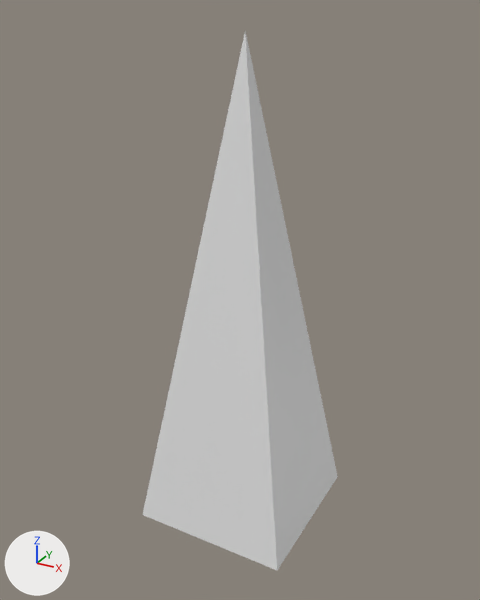
One commit to the Blender file Assets/bd_/AttachToMe/Models/bone marker.blend: the scene before it, then after it.
Rendered twice from a 50 mm camera at (0.527, -0.975, 0.98) aimed at (-0.015, 0.01, 0.487). The axes (+X, +Y, +Z) are drawn at lower left. The lights are the same throughout.

The first picture shows 'Bone'.
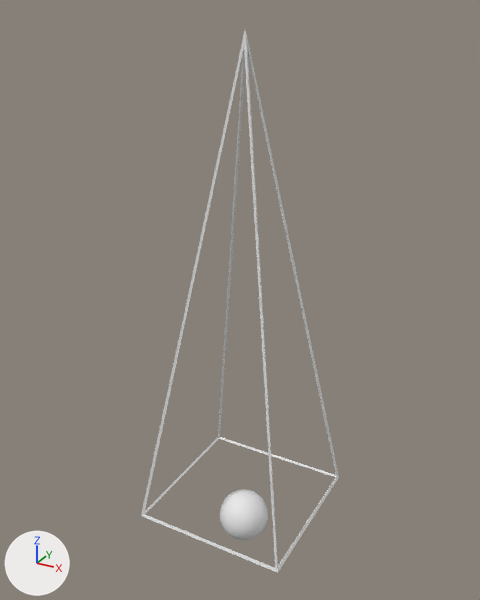
Location of each change, [x1, y1, x2, y2] in pixels of the pictures (480 x 600 px):
'Bone', modifiers changed
    before: [143, 31, 338, 570]
    after: [141, 28, 339, 573]
'Root', unchanged, uncovered by the edit
    after: [220, 489, 268, 540]

Diff of the bpy script that builds the scene:
```diff
--- a/Assets/bd_/AttachToMe/Models/bone marker.blend.py
+++ b/Assets/bd_/AttachToMe/Models/bone marker.blend.py
@@ ob_bone @@
 ob_bone.scale = (0.15, 0.15, 0.15)
+_m = ob_bone.modifiers.new('Wireframe', 'WIREFRAME')
+_m.thickness = 0.05
+_m.use_crease = True
```
